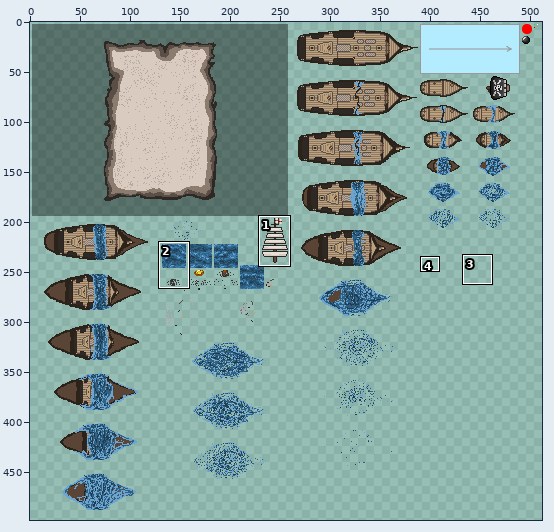
One commit to this sprite sheet: assets/spritesheet.png. The first picture is a wide view before the edit; the outline marks the close-up.
Close-up. Before the commit:
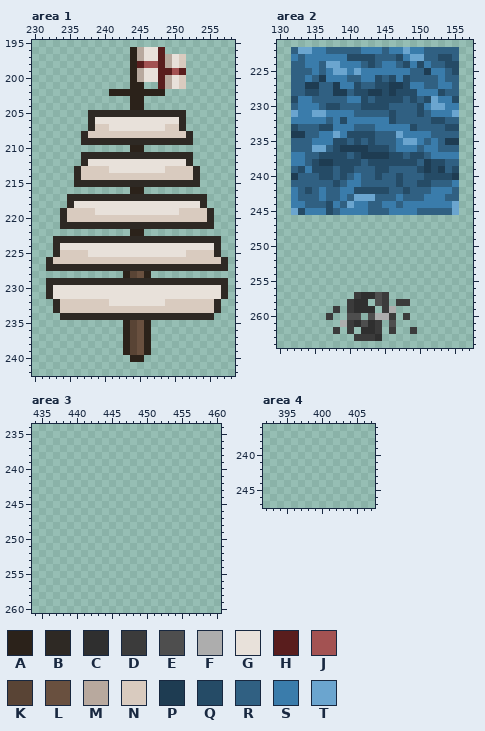
The file is 512x512 pixels. Colours within 5 levels of each other are drawn and written as one. Shown: area 1: x 230..258, y 195..242; area 2: x 130..157, y 221..264; area 3: x 434..460, y 234..260; area 4: x 392..407, y 236..247. The wide view leaves out empty margins. The commit also changed other parts of the picture, which this record leaves out.
Palette (. is transparent): A #2b221a  B #2e2924  C #2f2f2f  D #3b3b3b  E #4e4e4e  F #adadad  G #e8e1da  H #591d1d  J #a35252  K #594435  L #69503f  M #b8a99e  N #d9cbbf  P #1e3c52  Q #254b66  R #306082  S #3a7cab  T #6ba5cf
Pixels before, area 1, first column x 232:
196 ............AMGGH.........
197 ............AMGGHMGN......
198 ............AHJJHMGN......
199 ............AMGGHHJH......
200 ............AMGGHMGN......
201 ............AA..HMGN......
202 .........AAAAAAAA.........
203 ............AA............
204 ............AA............
205 ......BBBBBBBBBBBBBB......
206 ......BGGGGGGGGGGGGB......
207 ......BNNGGGGGGGGNNB......
208 .....BNNNNNNNNNNNNNNB.....
209 .....BBBBBBBBBBBBBBBB.....
210 ............AA............
211 .....BBBBBBBBBBBBBBBB.....
212 .....BGGGGGGGGGGGGGGB.....
213 ....BNNNNGGGGGGGGNNNNB....
214 ....BNNNNNNNNNNNNNNNNB....
215 ....BBBBBBBBBBBBBBBBBB....
216 ............AA............
217 ...BBBBBBBBBBBBBBBBBBBB...
218 ...BGGGGGGGGGGGGGGGGGGB...
219 ..BNNNNGGGGGGGGGGGGNNNNB..
220 ..BNNNNNNNNNNNNNNNNNNNNB..
221 ..BBBBBBBBBBBBBBBBBBBBBB..
222 ............AA............
223 .BBBBBBBBBBBBBBBBBBBBBBBB.
224 .BGGGGGGGGGGGGGGGGGGGGGGB.
225 .BNNNNGGGGGGGGGGGGGGNNNNB.
226 BNNNNNNNNNNNNNNNNNNNNNNNNB
227 BBBBBBBBBBBBBBBBBBBBBBBBBB
228 ...........AKLA...........
229 BBBBBBBBBBBBBBBBBBBBBBBBBB
230 BGGGGGGGGGGGGGGGGGGGGGGGGB
231 BGGGGGGGGGGGGGGGGGGGGGGGGB
232 .BNNNNNNNGGGGGGGGNNNNNNNB.
233 .BNNNNNNNNNNNNNNNNNNNNNNB.
234 ..BBBBBBBBBBBBBBBBBBBBBB..
235 ...........AKLA...........
236 ...........AKLA...........
237 ...........AKLA...........
238 ...........AKLA...........
239 ...........AKLA...........
240 ............AA............
Pixels before, area 2, first column x 132:
222 RTTSSRRRRRSSSRSSTSSRRRRR
223 SRSSSSSSQQQQRRRQSTTRRQQR
224 RRSSRTTSSSRQRSSRQSQSRRQQ
225 RRRSRSTTSTSSSSSSSRRPSSRQ
226 RRSRPSSSRRSSQRQSQRRRRSRR
227 RRPPRRPSSQRRQQPPQSSRRSSR
228 RRQQRRPPRQQPPQPQQQSSSQRR
229 QSSRRRRRSSQRQQQQRQRQTSSQ
230 RSSSRQQRRRQQQQRRRRQSTTSS
231 TSSTTSSSSRRRRRQRRRQRSSST
232 SSSSSRSQSSSSSSQRRRRRQQRR
233 QRRRQQSSSRRRSSSSSQRRRRQQ
234 PPRRSSTSQQQQRRRTSSSSRRRR
235 RRRSSSQQRQRQRRRSTTSRSRPP
236 RRRTTRQPPPPQQQRSSSRSSRRR
237 SSRRQQQQRQPPPPQQRQQRSSSS
238 SSRQPPQQQQRQQQQQQQRPQQRR
239 RQSQQQRQQRRRQQRRRRQPQPRQ
240 PRRRQQRQRSRRQRRQRRRQQQQP
241 RRRRRRQRSSRRRRRQRRQQRRRS
242 SRQRSRRSSQQQQQRRQRRRSSSR
243 SRRRSRRSRTTTRRRSRRRSSSRR
244 SSRRRQSRTSSRRSSRSSSSSSST
245 TQSSSQRSSSSRRRSSSSRRRRRT
246 ........................
247 ........................
248 ........................
249 ........................
250 ........................
251 ........................
252 ........................
253 ........................
254 ........................
255 ........................
256 ........................
257 .........DCCED..........
258 ........DCC.ED.DD.......
259 ......D.DCCC.DF.........
260 .....D..EE.EFFD.D.......
261 .......FDCECD.E.........
262 ......D.D.CCD.D..D......
263 .........DDDC...........
After the commit:
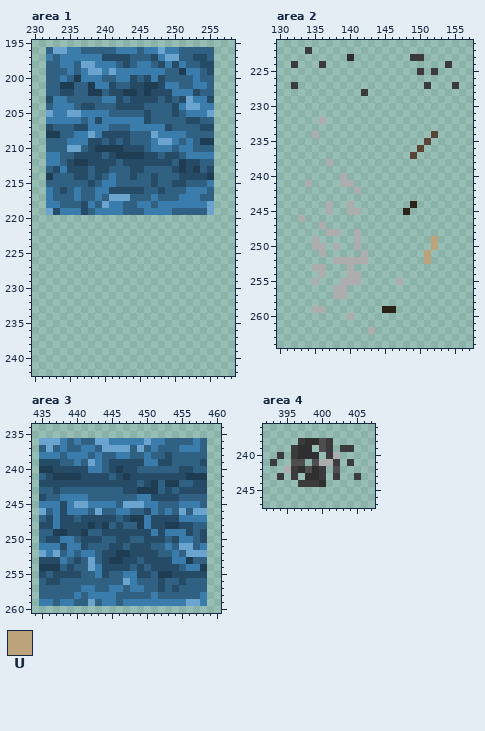
Colours new in this view: U #bda37b
Diff:
Changed rows in their new state; - is an unchanged pixel.
Area 1:
first column x 232:
196 RTTSSRRRRRSSSRSSTSSRRRRR--
197 SRSSSSSSQQQQRRRQSTTRRQQR--
198 RRSSRTTSSSRQRSSRQSQSRRQQ--
199 RRRSRSTTSTSSSSSSSRRPSSRQ--
200 RRSRPSSSRRSSQRQSQRRRRSRR--
201 RRPPRRPSSQRRQQPPQSSRRSSR--
202 RRQQRRPPRQQPPQPQQQSSSQRR--
203 QSSRRRRRSSQRQQQQRQRQTSSQ--
204 RSSSRQQRRRQQQQRRRRQSTTSS--
205 TSSTTSSSSRRRRRQRRRQRSSST--
206 SSSSSRSQSSSSSSQRRRRRQQRR--
207 QRRRQQSSSRRRSSSSSQRRRRQQ--
208 PPRRSSTSQQQQRRRTSSSSRRRR--
209 RRRSSSQQRQRQRRRSTTSRSRPP--
210 RRRTTRQPPPPQQQRSSSRSSRRR--
211 SSRRQQQQRQPPPPQQRQQRSSSS--
212 SSRQPPQQQQRQQQQQQQRPQQRR--
213 RQSQQQRQQRRRQQRRRRQPQPRQ--
214 PRRRQQRQRSRRQRRQRRRQQQQP--
215 RRRRRRQRSSRRRRRQRRQQRRRS--
216 SRQRSRRSSQQQQQRRQRRRSSSR--
217 SRRRSRRSRTTTRRRSRRRSSSRR--
218 SSRRRQSRTSSRRSSRSSSSSSST--
219 TQSSSQRSSSSRRRSSSSRRRRRT--
220 --......................--
221 --......................--
222 ------------..------------
223 -........................-
224 -........................-
225 -........................-
226 ..........................
227 ..........................
228 -----------....-----------
229 ..........................
230 ..........................
231 ..........................
232 -........................-
233 -........................-
234 --......................--
235 -----------....-----------
236 -----------....-----------
237 -----------....-----------
238 -----------....-----------
239 -----------....-----------
240 ------------..------------
Area 2:
first column x 132:
222 ..D.....................
223 ........C........DD.....
224 D...D.................D.
225 ..................D.D...
226 ........................
227 D..................D...D
228 ..........D.............
229 ........................
230 ........................
231 ........................
232 ....F...................
233 ........................
234 ...F................K...
235 ...................K....
236 ..................K.....
237 .................K......
238 .....F..................
239 ........................
240 .......F................
241 ..F....FF...............
242 .........F..............
243 ........................
244 .....F..F........A......
245 .....F..FF......A.......
246 -F----------------------
247 ----F-------------------
248 -----FF--F--------------
249 ---F-----F----------U---
250 ---FF-F--F----------U---
251 ----F-----F--------U----
252 ------FFFFF--------U----
253 ---FF---F---------------
254 ----F---FF--------------
255 ---F---FFF-----F--------
256 ------FF----------------
257 ------FF-.....----------
258 --------...-..-..-------
259 ---FF-.-....-AA---------
260 -----.--F.-....-.-------
261 -------......-.---------
262 ------.-.-.F.-.--.------
263 ---------....-----------
Area 3:
first column x 435:
236 TTTSRSRRTTSSSSSTSSRRRRSR
237 RTRSRRSSRTTTTRTRSRRRSSSR
238 SSSRSSSRSRRSSRRSRRQRRRRR
239 QQQRRSRTSRQQQQQSSQQRRRRQ
240 PPQQQQQSSRQPQQRRRRRRQQRR
241 RQPPPPQQQQRQPQQQQQQQQPPP
242 QQQQQQQQQQQQQQRQPRPPRRQQ
243 RRQRRRRRRRRRQQPPPRQRQQQQ
244 QRRSSSSRRRRRRRSSQQQQRRRR
245 SSSQSTTSSSSRTTTSSRRRSSSR
246 TRSQSSSRTRRSSRRQSRSRTRTT
247 RQSQQRQQQQQRQPPSQQQQSSSS
248 QQSQQQQPQPRQRRPSQQPPQQRR
249 RRPPQQPRRQQQQQQQSQSSSQRQ
250 RQQSSRQQQRRQQRRQQQRQSSRQ
251 SSSQSSQRRRQQRQQQRRSRTTRS
252 TSTRSRSSRQQPPQQQQRRSRTTT
253 QQQSRQRTRQPPQQRQQQQSSPRR
254 PPPRQRRTSQQQQRQRQQQQRSSP
255 QRQQQQRRSQRRSSQQRPPQQQQQ
256 RQQRRRRRRRRRTSRRRQRRQRRR
257 RRRRRRSSRRSSRSSRRQRQRRRR
258 RRRRRSRSSSSRRRRRSRRRRRRS
259 SSRSSRRTRSSRSSSSSSSSSTTS
Area 4:
first column x 393:
238 ----DCCED----
239 ---DCC-ED-DD-
240 -D-DCCC-DF---
241 D--EE-EFFD-D-
242 --FDCECD-E---
243 -D-D-CCD-D--D
244 ----DDDC-----
Pixel boxes of the changes (left, top, right, bottom) in both close-ups:
changed: (46, 47, 228, 362)
changed: (291, 47, 459, 341)
added: (39, 438, 207, 606)
added: (270, 438, 361, 487)
